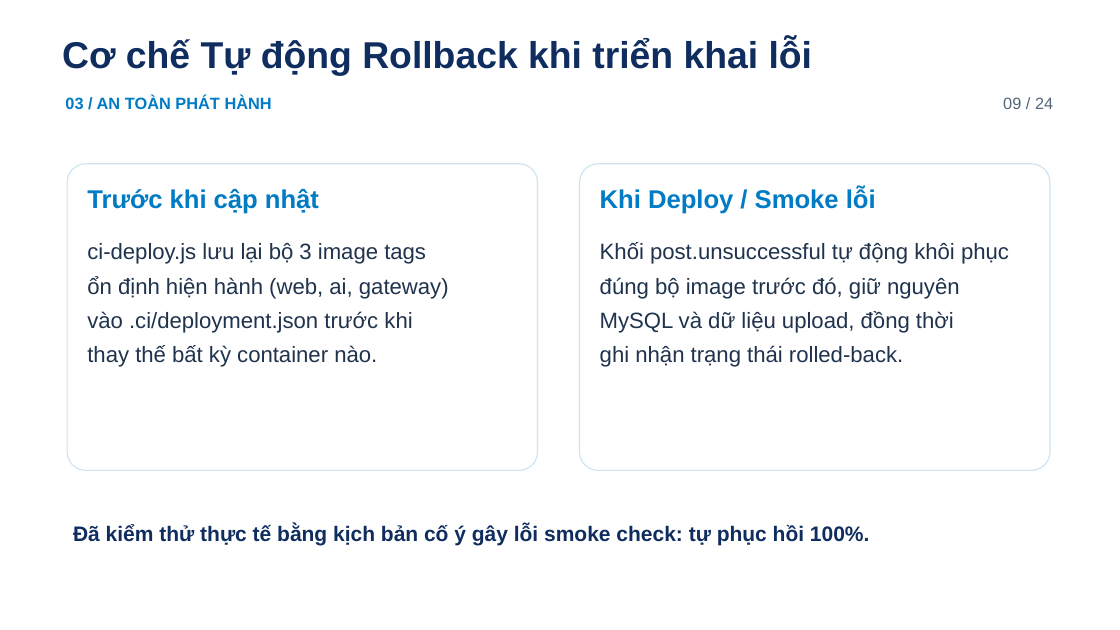
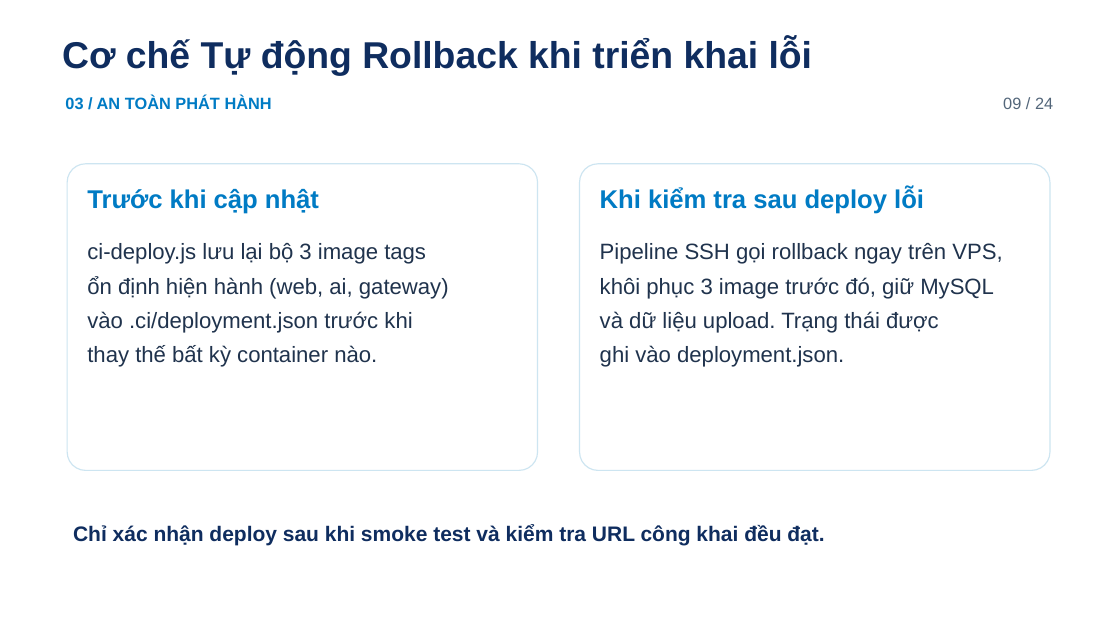
Before and after one commit to hieunofun/cong-nghe-phan-mem, a slide deck: slide 9 of JobLink_Final_Presentation.pptx. Drawn at 1120x630 pixels with LibreOffice and Linux fonts; fonts in the diff are those of the drawing; background and template pictures are left out. Boxes give left, top, right and bottom in pixels: in the first picture for what was removed or moved away, otherwise in the second. Text is boxed around its words. In the diff, an @@ line names an element or a change of style, - is before the commit and + after.

```diff
--- a/JobLink_Final_Presentation.pptx
+++ b/JobLink_Final_Presentation.pptx
@@ text at bbox=[600, 187, 924, 214]: text changed @@
-Khi Deploy / Smoke lỗi
+Khi kiểm tra sau deploy lỗi
@@ text at bbox=[600, 243, 1002, 367]: text changed @@
-Khối post.unsuccessful tự động khôi phục
-đúng bộ image trước đó, giữ nguyên
-MySQL và dữ liệu upload, đồng thời
-ghi nhận trạng thái rolled-back.
+Pipeline SSH gọi rollback ngay trên VPS,
+khôi phục 3 image trước đó, giữ MySQL
+và dữ liệu upload. Trạng thái được
+ghi vào deployment.json.
@@ text at bbox=[73, 524, 824, 545]: text changed @@
-Đã kiểm thử thực tế bằng kịch bản cố ý gây lỗi smoke check: tự phục hồi 100%.
+Chỉ xác nhận deploy sau khi smoke test và kiểm tra URL công khai đều đạt.
```
Also in this commit, not shown: 11 other slides changed, 2 slides added, 2 slides removed, 3 other files.
